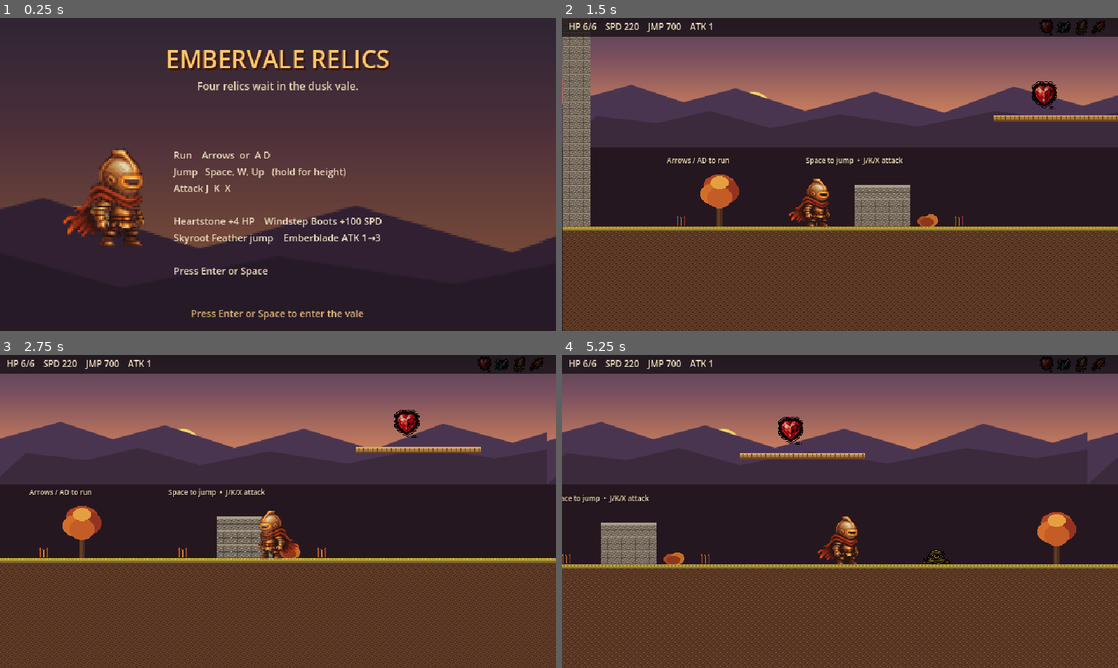
Above: before the commit, frames 1-4 (two rows, left to right).
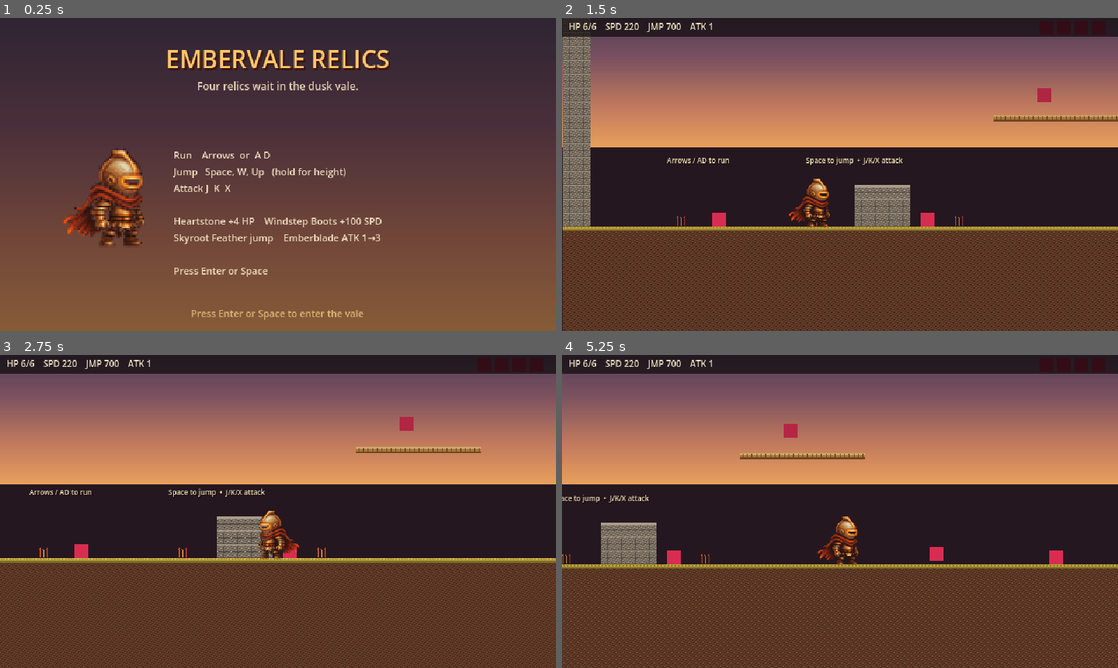
Above: after the commit, the same moments.

Repository: hansenjensemil-ui/hero-item-platformer
Game: Godot game, scene res://scenes/Title.tscn
Two runs of this game, one before a commit and one after it. Both use one fixed random seed, a clock stepped at 60 frames per second and the inputs below.
Inputs:
- Up to frame 1 (0.25 s): no input
- Up to frame 2 (1.5 s): tap Enter at 0.5, 1.35 s; hold R 0.53-1.28 s; hold D from 0.53 s (still down); tap Space at 0.77 s
- Up to frame 3 (2.75 s): tap Space at 1.52 s; release D at 2.03 s; hold A from 2.03 s (still down); hold J from 2.03 s (still down)
- Up to frame 4 (5.25 s): release A at 2.78 s; release J at 2.78 s; hold D 2.78-4.28 s; tap K at 2.85 s; tap Space at 3.02, 3.77, 4.52 s; hold X 3.53-4.28 s; hold A 4.28-5.03 s; tap Keypad Enter at 4.35 s; hold D from 5.03 s (still down); hold R from 5.03 s (still down)

The runs differ from the first frame. In frame 1, 32% of the frame differs, in the area x 0-100%, y 57-100%; in frame 2, 16%; in frame 3, 17%; in frame 4, 17%.

Commit message:
Stop Art.gd from loading pixel-rect SVGs that crash Godot 4.7.2 on project open.
Sprites now come only from ArtData (in-script PNG). Sky is a procedural fallback. Do not load .svg or .b64 files.

Diff:
--- a/godot/scripts/Art.gd
+++ b/godot/scripts/Art.gd
@@ -1,6 +1,6 @@
 extends Node
-## Loads sprites from PNG/SVG if present, else from ArtData (in-script PNG bytes).
-## Never reads .b64 files — those were truncating on GitHub and crashing the editor.
+## Loads sprites from ArtData (in-script PNG). Never reads .b64 files.
+## Does not load SVG sprites — pixel-rect SVGs crash Godot's importer on project open.
 
 var _cache := {}
 
@@ -10,11 +10,9 @@
 		var cached: Texture2D = _cache[name]
 		if cached != null:
 			return cached
-	var tex := _load_resource("res://assets/%s.png" % name)
-	if tex == null:
-		tex = _load_resource("res://assets/%s.svg" % name)
-	if tex == null:
-		tex = _from_data(name)
+	var tex := _from_data(name)
+	if tex == null and name == "sky":
+		tex = _sky()
 	if tex == null:
 		tex = _placeholder()
 	_cache[name] = tex
@@ -25,19 +23,9 @@
 	return png(name)
 
 
-func _load_resource(path: String) -> Texture2D:
-	if not ResourceLoader.exists(path):
-		return null
-	var res = load(path)
-	if res is Texture2D:
-		return res
-	return null
-
-
 func _from_data(name: String) -> Texture2D:
 	var b64 := ArtData.b64(name)
 	if b64.is_empty():
-		push_warning("Art: no data for %s" % name)
 		return null
 	b64 = b64.strip_edges().replace("\n", "").replace("\r", "").replace(" ", "")
 	while b64.length() % 4 != 0:
@@ -47,7 +35,6 @@
 	var buf: PackedByteArray = Marshalls.base64_to_raw(b64)
 	if buf.size() < 24:
 		return null
-	# PNG magic
 	if buf[0] != 0x89 or buf[1] != 0x50:
 		return null
 	var img := Image.new()
@@ -57,6 +44,22 @@
 	return ImageTexture.create_from_image(img)
 
 
+func _sky() -> Texture2D:
+	var img := Image.create(640, 160, false, Image.FORMAT_RGBA8)
+	for y in range(160):
+		var t := float(y) / 159.0
+		var c: Color
+		if t < 0.35:
+			c = Color(0.286, 0.239, 0.325).lerp(Color(0.478, 0.314, 0.376), t / 0.35)
+		elif t < 0.70:
+			c = Color(0.478, 0.314, 0.376).lerp(Color(0.753, 0.475, 0.369), (t - 0.35) / 0.35)
+		else:
+			c = Color(0.753, 0.475, 0.369).lerp(Color(0.910, 0.627, 0.361), (t - 0.70) / 0.30)
+		for x in range(640):
+			img.set_pixel(x, y, c)
+	return ImageTexture.create_from_image(img)
+
+
 func _placeholder() -> Texture2D:
 	var img := Image.create(16, 16, false, Image.FORMAT_RGBA8)
 	img.fill(Color(0.85, 0.18, 0.32, 1))
